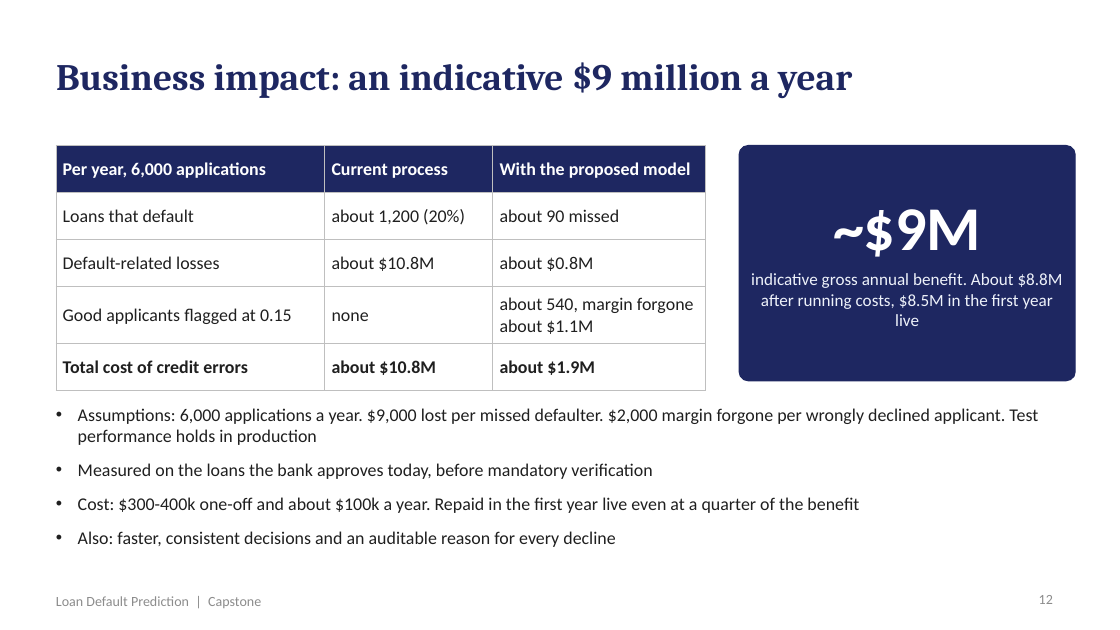
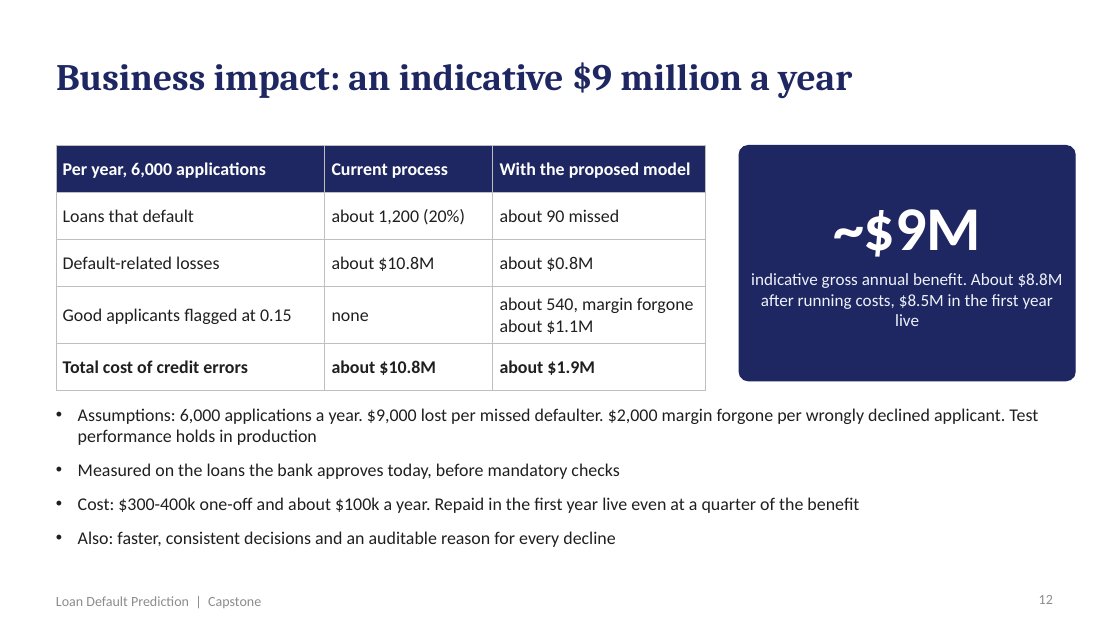
Before and after one commit to shubham1891/Personal-code, a slide deck: slide 12 of presentation/Loan_Default_Prediction_Presentation.pptx. Drawn at 1120x630 pixels with LibreOffice and Linux fonts; fonts in the diff are those of the drawing. Boxes give left, top, right and bottom in pixels: in the first picture for what was removed or moved away, otherwise in the second. Text is boxed around its words. In the diff, an @@ line names an element or a change of style, - is before the commit and + after.

```diff
--- a/presentation/Loan_Default_Prediction_Presentation.pptx
+++ b/presentation/Loan_Default_Prediction_Presentation.pptx
@@ text at box(78, 463, 619, 479): text changed @@
-• Measured on the loans the bank approves today, before mandatory verification
+• Measured on the loans the bank approves today, before mandatory checks
```
Also in this commit, not shown: 5 other slides changed, 6 other files.
